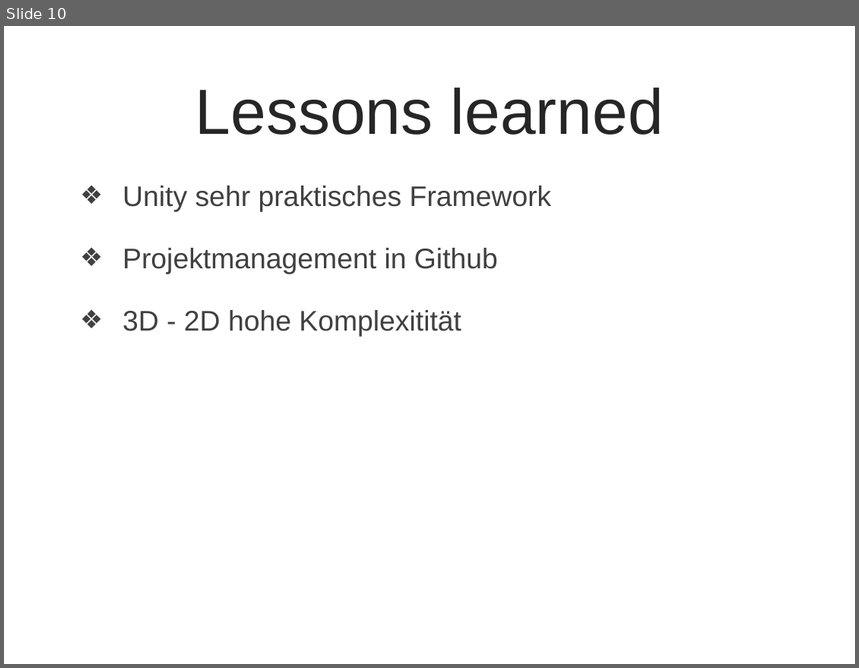
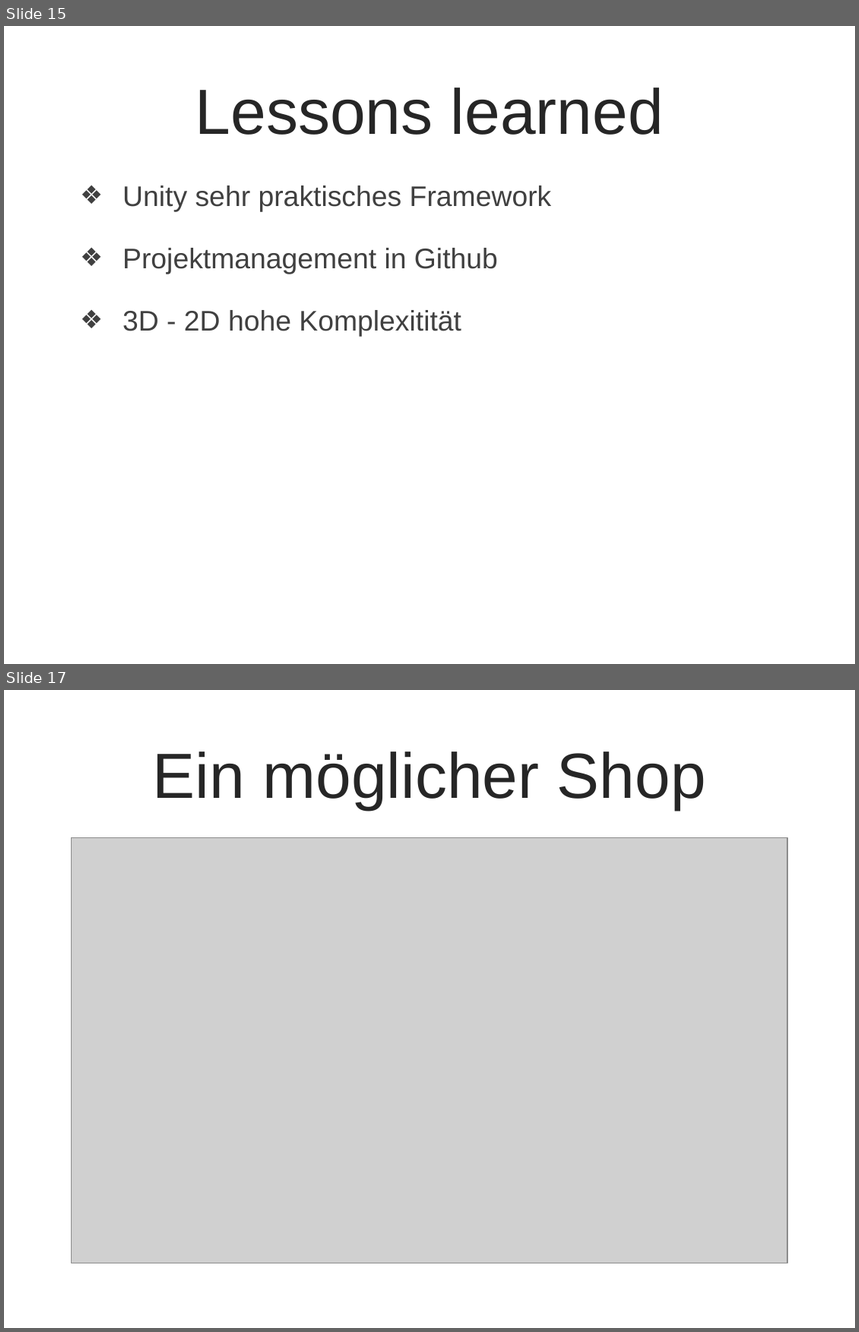
Before and after one commit to smowdy/bfh_projekt_1, a slide deck: doc/PP_Arcade_V1.pptx. Shown one above the other, each under a label of ours: slide 10 before the commit, slides 15 and 17 after it; the slides between them are not shown. The pictures are 859x668 and 859x1332 pixels, drawn with LibreOffice and Linux fonts; fonts in the diff are those of the drawing; grey boxes stand for pictures; background and template pictures are left out. Boxes give left, top, right and bottom in pixels: in the first picture for what was removed or moved away, otherwise in the second. Text is boxed around its words. In the diff, an @@ line names an element or a change of style, - is before the commit and + after.

```diff
--- a/doc/PP_Arcade_V1.pptx
+++ b/doc/PP_Arcade_V1.pptx
@@ slide 17 added at (4, 690, 855, 1328), background picture (left out) @@
@@ title added at (153, 752, 706, 809), 54 pt, text #262626 @@
+Ein möglicher Shop
@@ picture added at (71, 838, 787, 1264) @@
@@ what was slide 10 is now slide 15 @@
```
Also in this commit, not shown: 5 slides changed, 9 other slides added, 3 slides removed.
